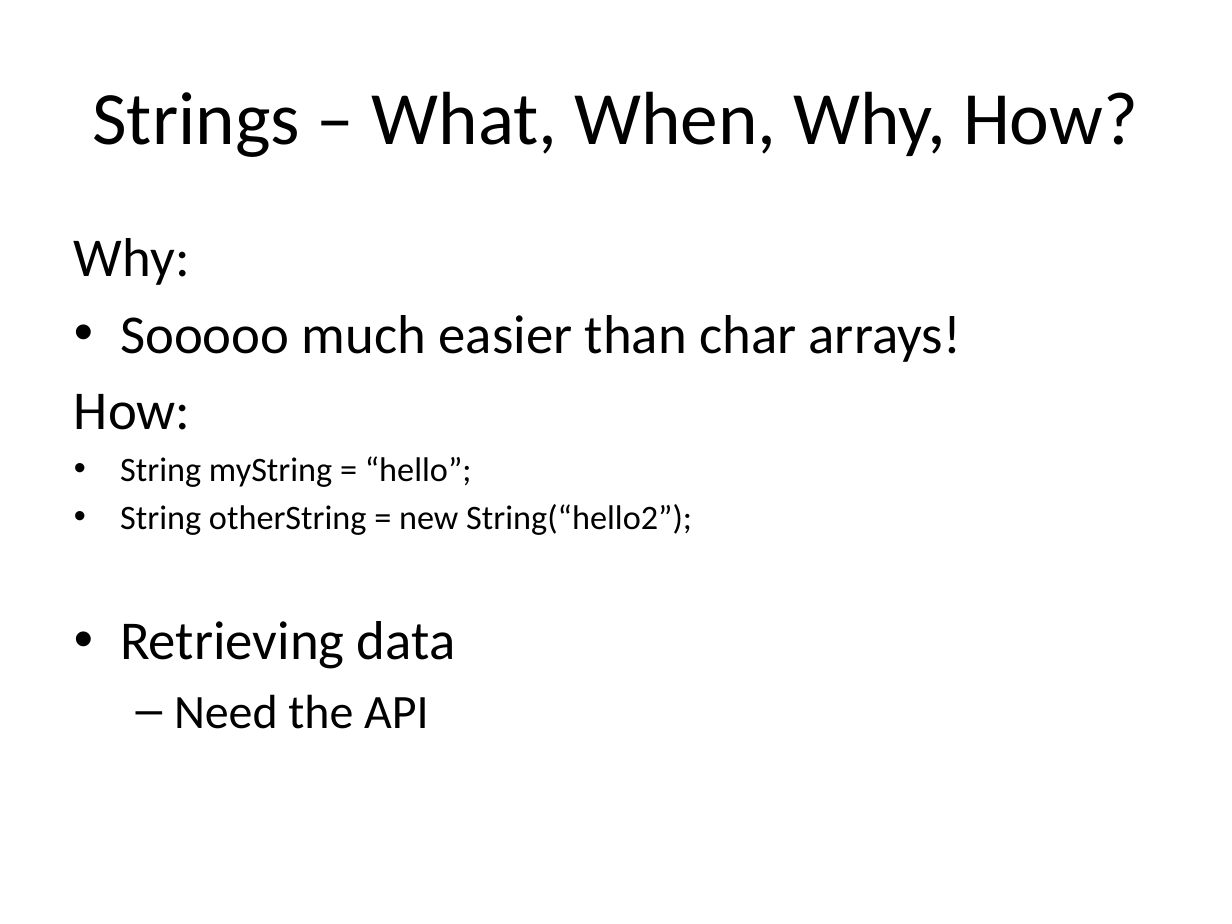
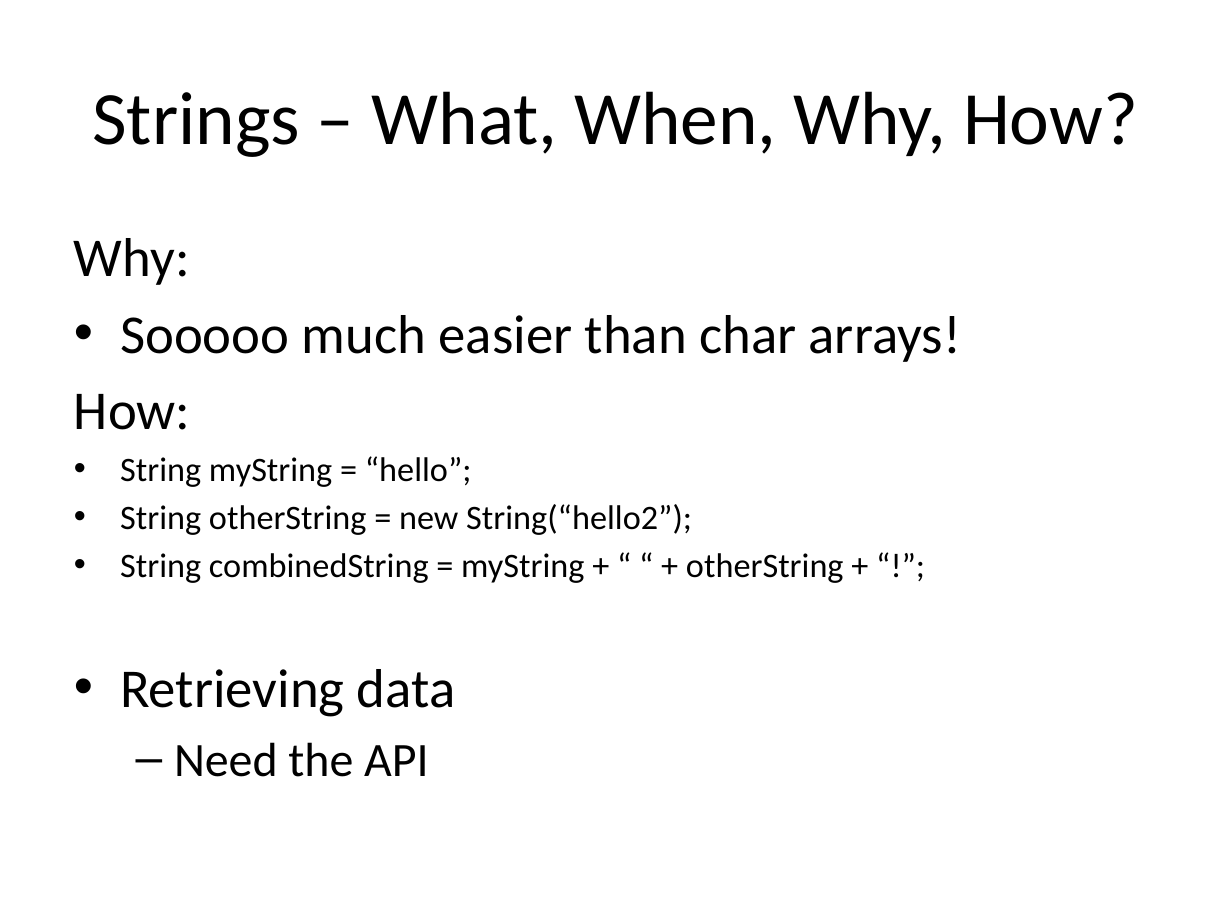
Before and after one commit to RHIT-CSSE/csse220, a slide deck: slide 2 of ClassMaterials/UsingObjectsAndAPIs/Slides/Part2-Strings.pptx. Drawn at 1232x924 pixels with LibreOffice and Linux fonts; fonts in the diff are those of the drawing. Boxes give left, top, right and bottom in pixels: in the first picture for what was removed or moved away, otherwise in the second. Text is boxed around its words. In the diff, an @@ line names an element or a change of style, - is before the commit and + after.

```diff
--- a/ClassMaterials/UsingObjectsAndAPIs/Slides/Part2-Strings.pptx
+++ b/ClassMaterials/UsingObjectsAndAPIs/Slides/Part2-Strings.pptx
@@ text at box(120, 553, 844, 583): paragraph added @@
+• String combinedString = myString + “ “ + otherString + “!”;
```
Also in this commit, not shown: 1 other slide changed, 12 other files.
